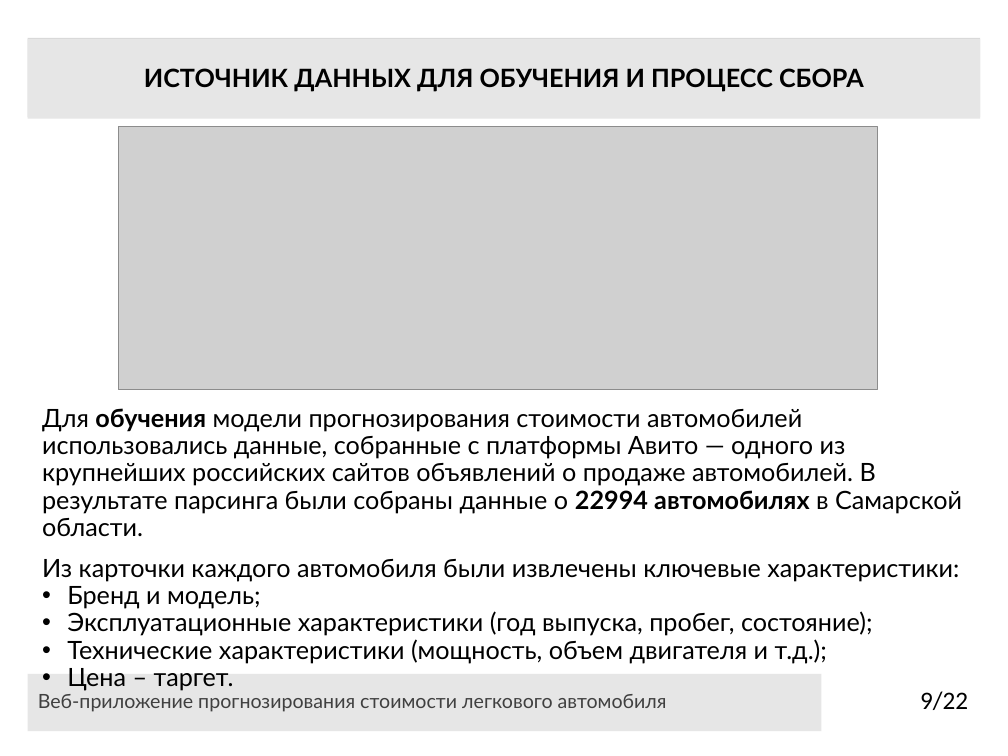
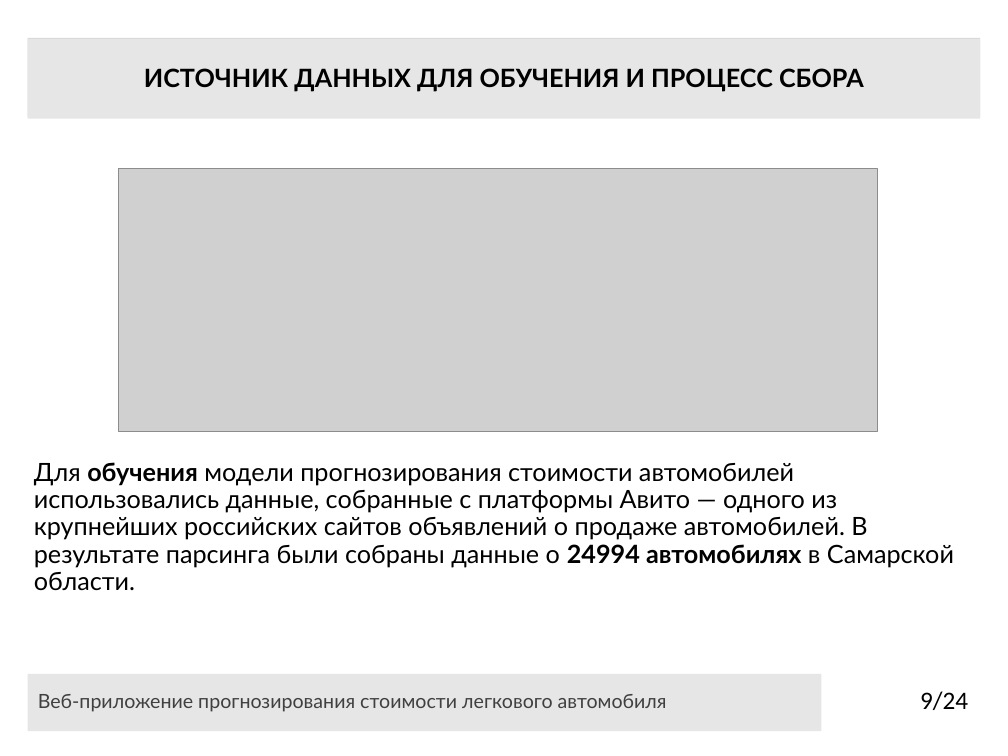
Before and after one commit to CallBan/ssau, a slide deck: slide 9 of 4 курс/2 семестр/ВКР/Презентация_Колбанов_6401.pptx. Drawn at 1008x756 pixels with LibreOffice and Linux fonts; fonts in the diff are those of the drawing; grey boxes stand for pictures. Boxes give left, top, right and bottom in pixels: in the first picture for what was removed or moved away, otherwise in the second. Text is boxed around its words. In the diff, an @@ line names an element or a change of style, - is before the commit and + after.

```diff
--- a/4 курс/2 семестр/ВКР/Презентация_Колбанов_6401.pptx
+++ b/4 курс/2 семестр/ВКР/Презентация_Колбанов_6401.pptx
@@ picture moved from (x1=118, y1=126, x2=877, y2=389) to (x1=118, y1=168, x2=877, y2=431) @@
@@ text at (x1=34, y1=462, x2=954, y2=591): text changed @@
-Для обучения модели прогнозирования стоимости автомобилей использовались данные, собранные с платформы Авито — одного из крупнейших российских сайтов объявлений о продаже автомобилей. В результате парсинга были собраны данные о 22994 автомобилях в Самарской области.
-Из карточки каждого автомобиля были извлечены ключевые характеристики:
-• Бренд и модель;
-• Эксплуатационные характеристики (год выпуска, пробег, состояние);
-• Технические характеристики (мощность, объем двигателя и т.д.);
-• Цена – таргет.
+Для обучения модели прогнозирования стоимости автомобилей использовались данные, собранные с платформы Авито — одного из крупнейших российских сайтов объявлений о продаже автомобилей. В результате парсинга были собраны данные о 24994 автомобилях в Самарской области.
@@ page number at (x1=920, y1=691, x2=968, y2=710): text changed @@
-9/22
+9/24
```
Also in this commit, not shown: 3 other slides changed, 2 slides added, 13 other files.
